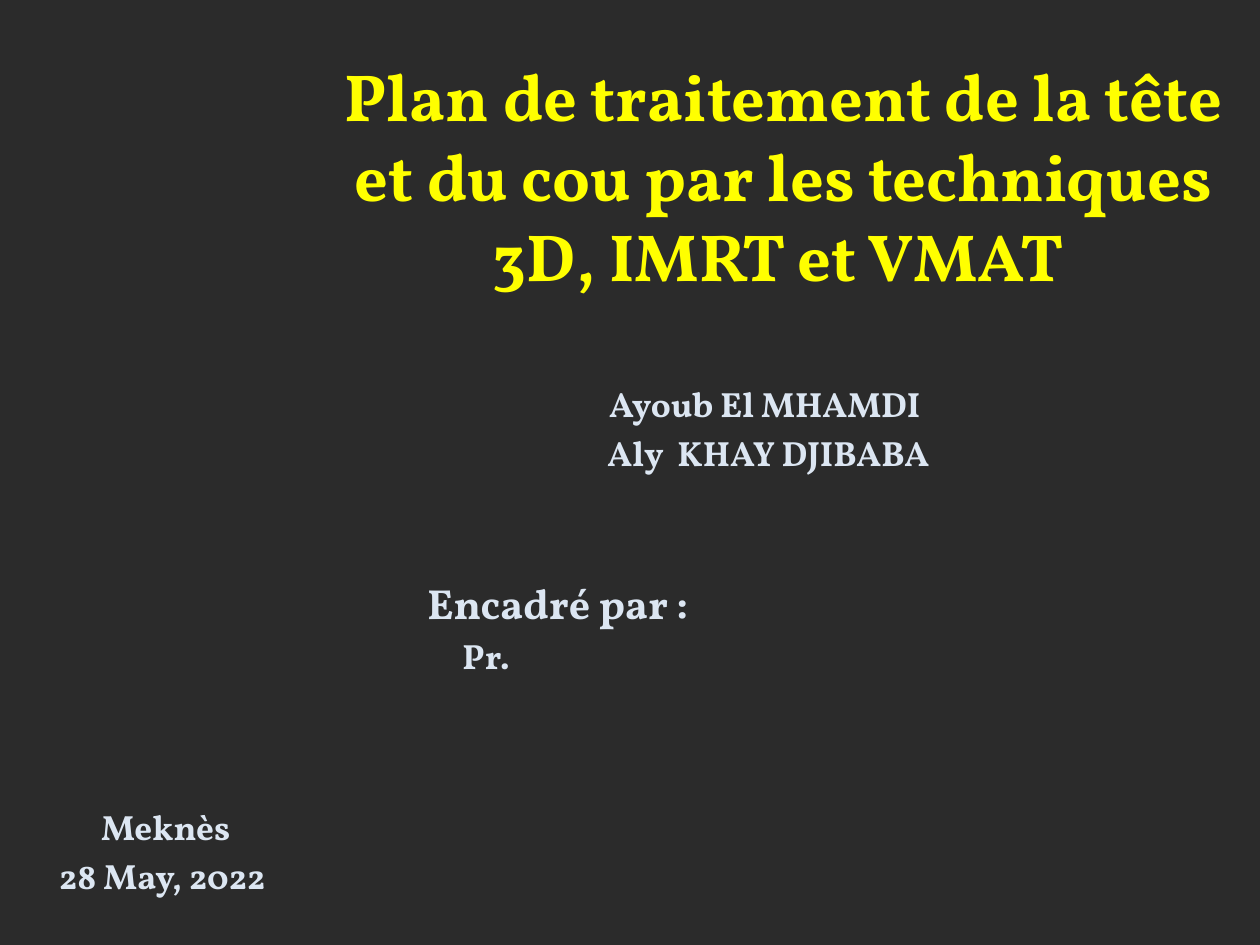
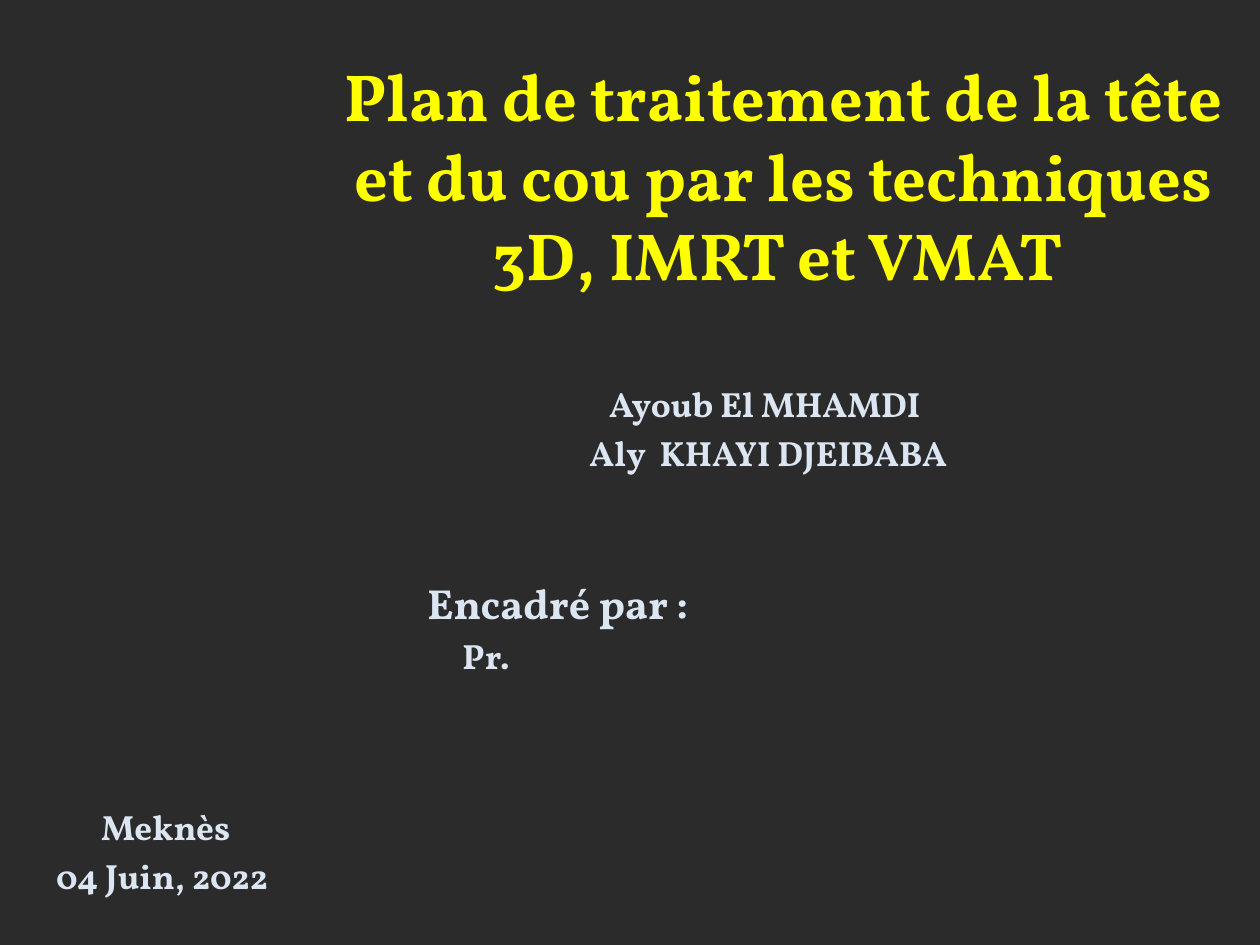
Before and after one commit to ay-learn/RT-ORL, a slide deck: slide 1 of power-point/biophysique.pptx. Drawn at 1260x945 pixels with LibreOffice and Linux fonts; fonts in the diff are those of the drawing; background and template pictures are left out; a plain dark background stands for a picture behind light text. Boxes give left, top, right and bottom in pixels: in the first picture for what was removed or moved away, otherwise in the second. Text is boxed around its words. In the diff, an @@ line names an element or a change of style, - is before the commit and + after.

```diff
--- a/power-point/biophysique.pptx
+++ b/power-point/biophysique.pptx
@@ subtitle at box(589, 441, 947, 475): text changed @@
-Aly KHAY DJIBABA
+Aly KHAYI DJEIBABA
@@ text at box(56, 865, 268, 898): text changed @@
-28 May, 2022
+04 Juin, 2022
```
Also in this commit, not shown: 12 other slides changed, 1 slide added, 2 slides removed.
